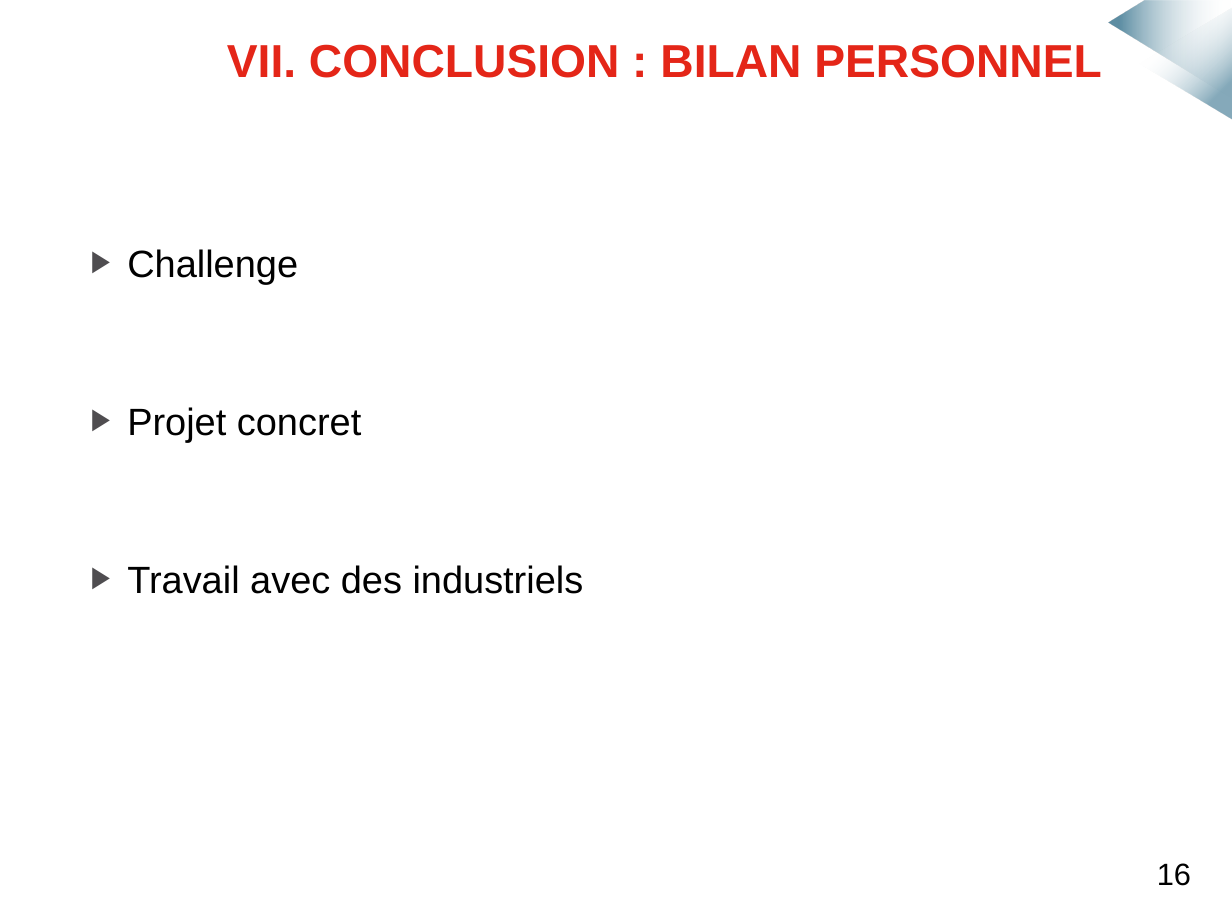
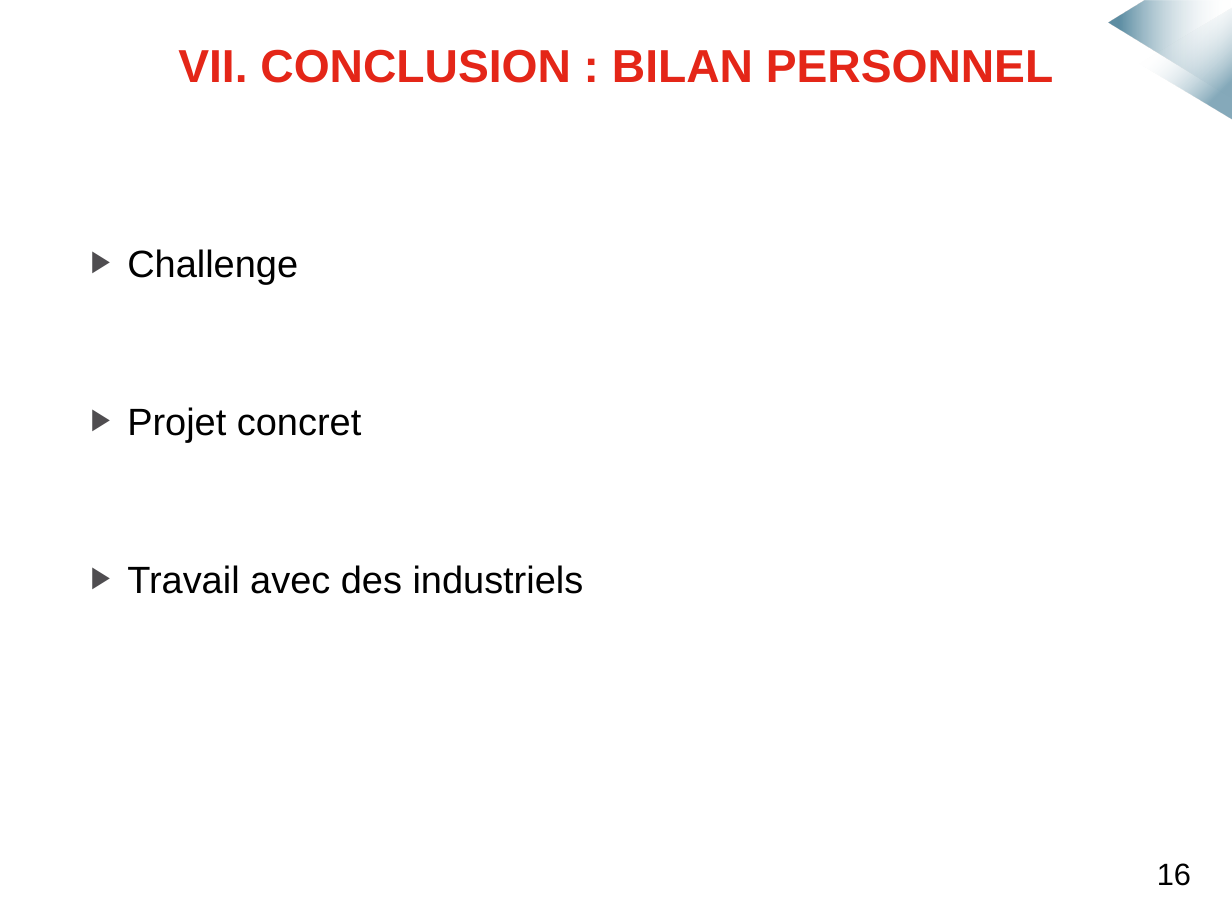
Before and after one commit to mmeven/EP_Domotique_Tablette, a slide deck: slide 20 of Rendu/Diapo_soutenance.pptx. Drawn at 1232x924 pixels with LibreOffice and Linux fonts; fonts in the diff are those of the drawing; background and template pictures are left out. Boxes give left, top, right and bottom in pixels: in the first picture for what was removed or moved away, otherwise in the second. Text is boxed around its words. In the diff, an @@ line names an element or a change of style, - is before the commit and + after.

```diff
--- a/Rendu/Diapo_soutenance.pptx
+++ b/Rendu/Diapo_soutenance.pptx
@@ text "VII. CONCLUSION : BILAN PERSONNEL": place and size @@
-text "VII. CONCLUSION : BILAN PERSONNEL" at (227, 44, 1101, 78)
+text "VII. CONCLUSION : BILAN PERSONNEL" at (178, 49, 1053, 83)
```
Also in this commit, not shown: 7 other slides changed.
